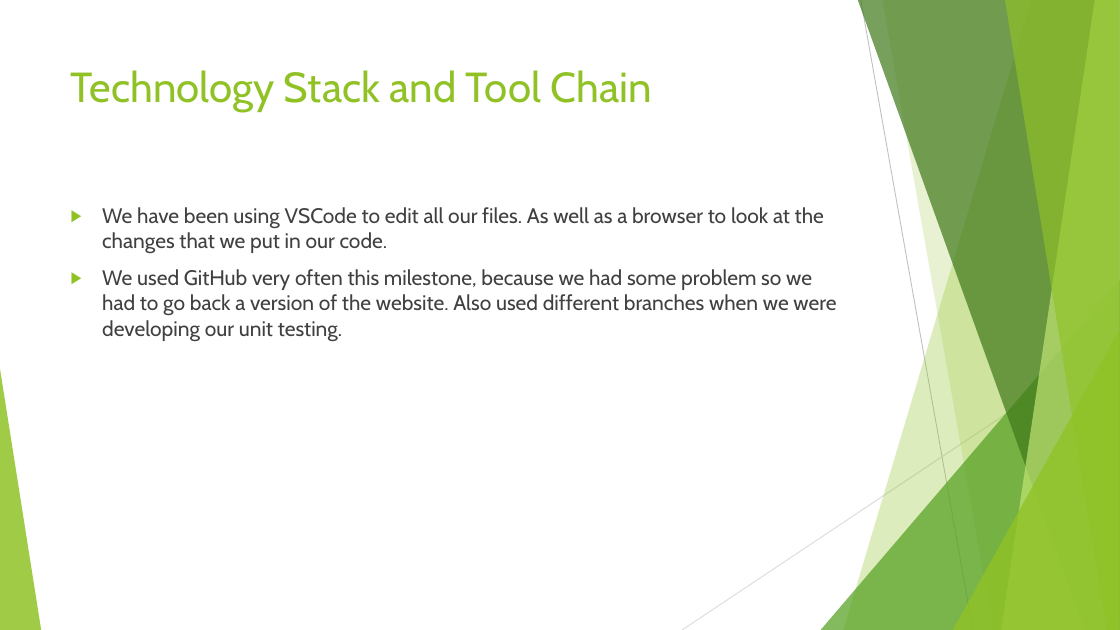
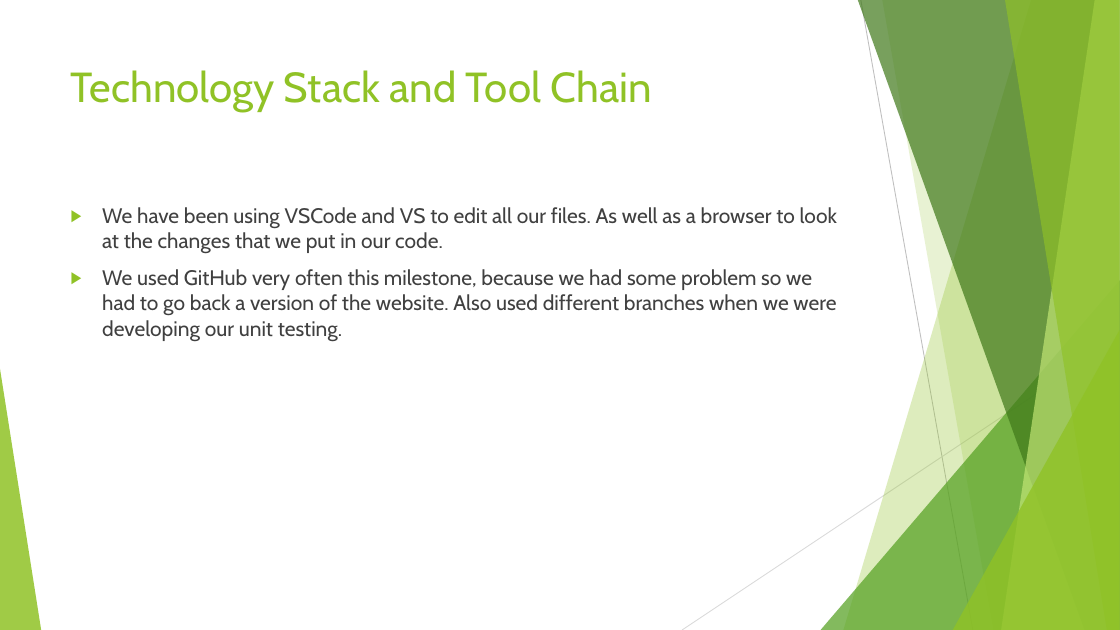
Before and after one commit to gabrielechiossi/CS-3560-PROJECT, a slide deck: slide 2 of Final Milestone.pptx. Drawn at 1120x630 pixels with LibreOffice and Linux fonts; fonts in the diff are those of the drawing. Boxes give left, top, right and bottom in pixels: in the first picture for what was removed or moved away, otherwise in the second. Text is boxed around its words. In the diff, an @@ line names an element or a change of style, - is before the commit and + after.

Commit message:
Edited spelling

```diff
--- a/Final Milestone.pptx
+++ b/Final Milestone.pptx
@@ text at box(102, 207, 837, 254): text changed @@
-▶ We have been using VSCode to edit all our files. As well as a browser to look at the changes that we put in our code.
+▶ We have been using VSCode and VS to edit all our files. As well as a browser to look at the changes that we put in our code.
```
Also in this commit, not shown: 5 other slides changed.
